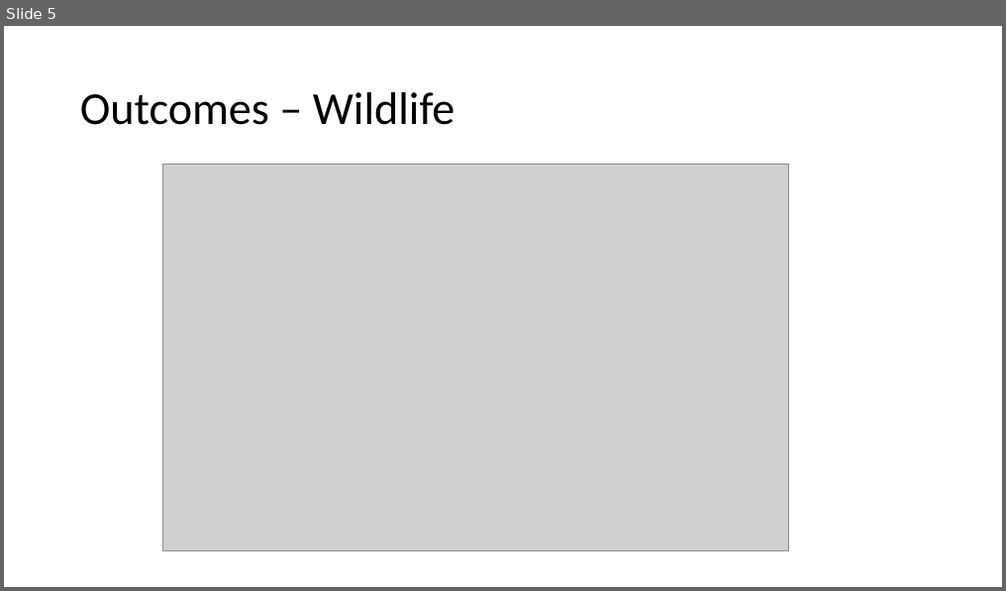
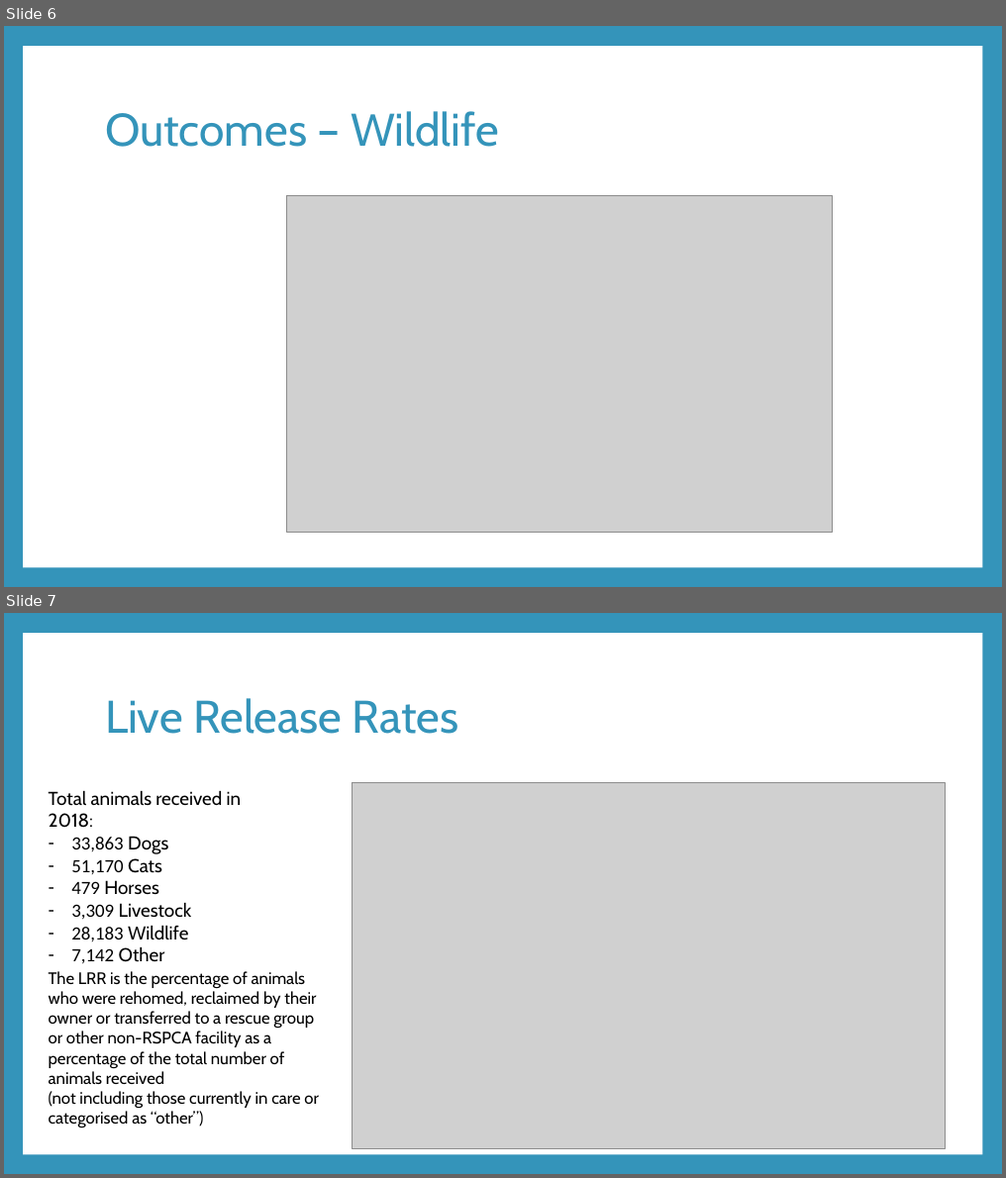
Before and after one commit to awyllie87/RSPCA, a slide deck: presentation.pptx. Shown one above the other, each under a label of ours: slide 5 before the commit, slides 6 and 7 after it. The pictures are 1006x591 and 1006x1178 pixels, drawn with LibreOffice and Linux fonts; fonts in the diff are those of the drawing; grey boxes stand for pictures. Boxes give left, top, right and bottom in pixels: in the first picture for what was removed or moved away, otherwise in the second. Text is boxed around its words. In the diff, an @@ line names an element or a change of style, - is before the commit and + after.

```diff
--- a/presentation.pptx
+++ b/presentation.pptx
@@ slide 7 added at (x1=4, y1=613, x2=1002, y2=1174), background #3494BA; not listed: 1 template element that a slide beside it also shows @@
@@ title added at (x1=105, y1=698, x2=458, y2=734), 44 pt, text #3494BA @@
+Live Release Rates
@@ text added at (x1=49, y1=790, x2=242, y2=962), 18 pt, text #000000 @@
+Total animals received in 2018:
+– 33,863 Dogs
+– 51,170 Cats
+– 479 Horses
+– 3,309 Livestock
+– 28,183 Wildlife
+– 7,142 Other
@@ picture added at (x1=352, y1=783, x2=945, y2=1149) @@
@@ text added at (x1=49, y1=971, x2=319, y2=1128), 16 pt, text #000000 @@
+The LRR is the percentage of animals who were rehomed, reclaimed by their owner or transferred to a rescue group or other non-RSPCA facility as a percentage of the total number of animals received
+(not including those currently in care or categorised as “other”)
@@ what was slide 5 is now slide 6 @@
@@ slide 6 changed as well @@
@@ background #FFFFFF to #3494BA @@
@@ rectangle added at (x1=23, y1=46, x2=982, y2=568), fill #FFFFFF @@
@@ title "Outcomes – Wildlife" moved from (x1=80, y1=92, x2=455, y2=125) to (x1=105, y1=111, x2=499, y2=147) @@
@@ title "Outcomes – Wildlife" at (x1=105, y1=111, x2=499, y2=147): font Calibri to Cabin, text colour #000000 to #3494BA @@
@@ picture resized from (x1=162, y1=165, x2=788, y2=551) to (x1=286, y1=195, x2=832, y2=532) @@
```
Also in this commit, not shown: 5 other slides changed, 4 other slides added, 1 slide removed, 11 other files.
